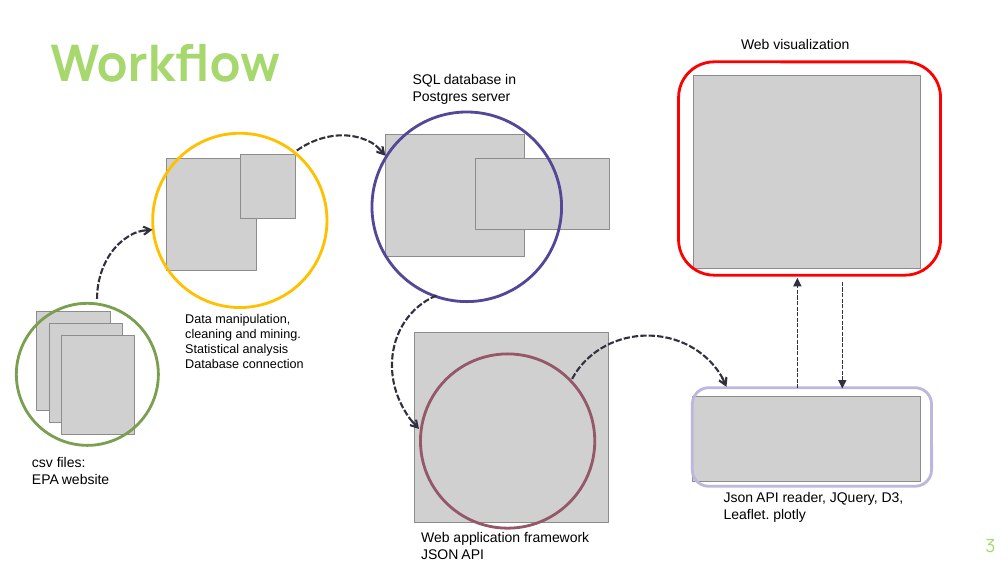
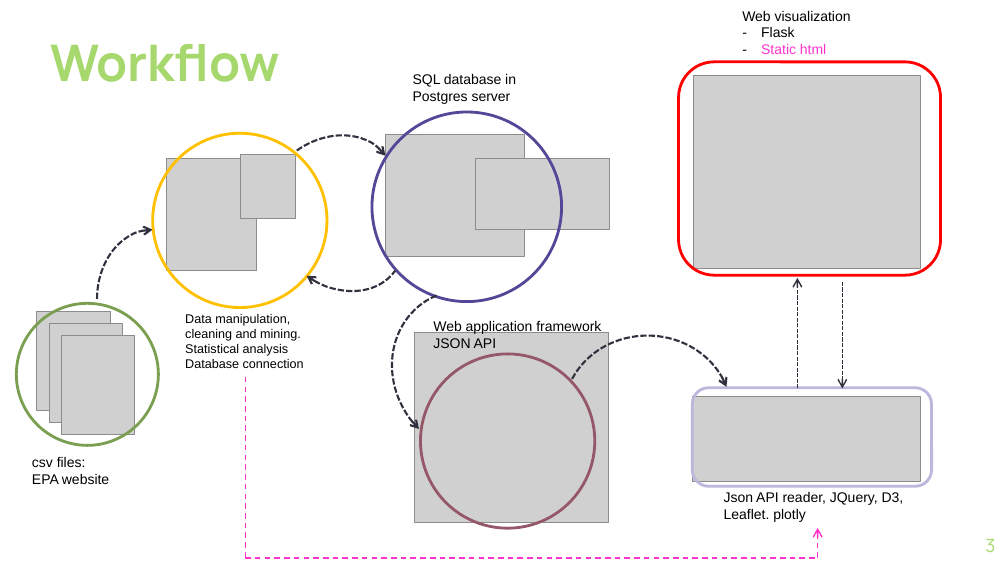
Before and after one commit to fpwirth/Data-Analytics-Project-2, a slide deck: slide 3 of ppt/theBigGreen.pptx. Drawn at 1008x567 pixels with LibreOffice and Linux fonts; fonts in the diff are those of the drawing; grey boxes stand for pictures; background and template pictures are left out. Boxes give left, top, right and bottom in pixels: in the first picture for what was removed or moved away, otherwise in the second. Text is boxed around its words. In the diff, an @@ line names an element or a change of style, - is before the commit and + after.

Commit message:
updated ppt

```diff
--- a/ppt/theBigGreen.pptx
+++ b/ppt/theBigGreen.pptx
@@ text "Web visualization": place and size @@
-text "Web visualization" at [741,39,849,49]
+text "Web visualization" at [742,11,851,54]
@@ text at [761,27,826,54]: paragraphs added @@
+– Flask
+– Static html
@@ arc (boxed as its full ellipse) added at [250,146,427,316], outline #33303F 1.5 pt dashed @@
@@ arrow (797, 388) - (797, 278): arrowheads changed @@
@@ arrow (843, 282) - (843, 388): arrowheads changed @@
@@ text "Web application framework": place and size @@
-text "Web application framework" at [421,532,589,559]
+text "Web application framework" at [433,320,601,348]
@@ line added from (245, 377) to (245, 558), #FF33CC 1 pt dashed @@
@@ arrow added from (817, 558) to (817, 528), #FF33CC 1 pt dashed @@
@@ line added from (245, 558) to (817, 558), #FF33CC 1 pt dashed @@
```
